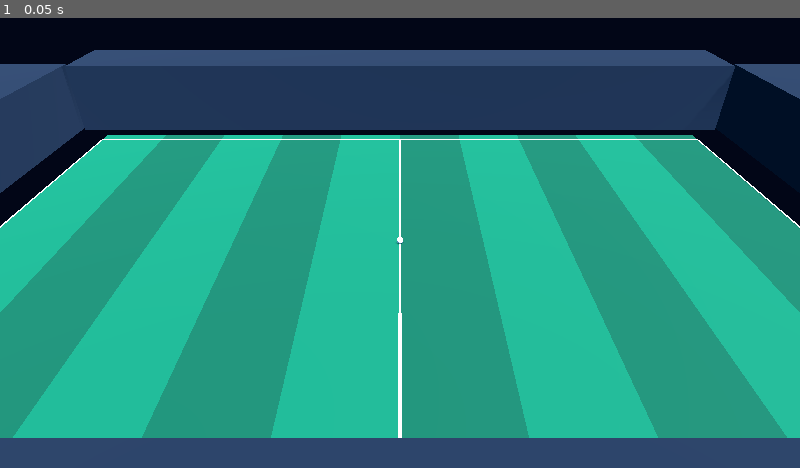
Above: before the commit, frame 1.
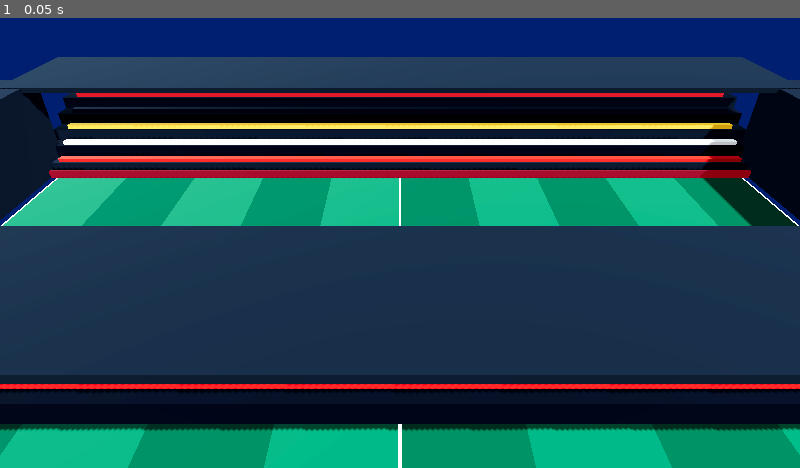
Above: after the commit, the same moment.

Repository: Untoldchorus/ultimate-football-manager
Game: Godot game, scene res://scenes/MatchStadium3D.tscn
Two runs of this game, one before a commit and one after it. Both use one fixed random seed, a clock stepped at 60 frames per second and the inputs below.
Inputs:
- Up to frame 1 (0.05 s): no input

The runs differ from the first frame. In frame 1, 86% of the frame differs, in the area x 0-100%, y 0-100%.

Commit message:
Upgrade 3D stadium stands, regulation multi-panel football, and male athletic footballer unveiling cutscene

Diff:
--- a/godot/scripts/MatchStadium3D.gd
+++ b/godot/scripts/MatchStadium3D.gd
@@ -29,21 +29,33 @@
 func _build_environment() -> void:
 	var env := Environment.new()
 	env.background_mode = Environment.BG_COLOR
-	env.background_color = Color("#020617")
+	env.background_color = Color("#070b19")
 	env.ambient_light_source = Environment.AMBIENT_SOURCE_COLOR
-	env.ambient_light_color = Color("#38bdf8")
-	env.ambient_light_energy = 0.45
+	env.ambient_light_color = Color("#e2e8f0")
+	env.ambient_light_energy = 0.25
+	env.tonemap_mode = Environment.TONE_MAPPER_ACES
+	env.glow_enabled = true
+	env.glow_intensity = 0.15
 
 	var world_env := WorldEnvironment.new()
+	world_env.name = "WorldEnvironment"
 	world_env.environment = env
 	add_child(world_env)
 
 	var sun := DirectionalLight3D.new()
-	sun.position = Vector3(35.0, 65.0, 30.0)
+	sun.position = Vector3(25.0, 45.0, 35.0)
 	sun.look_at_from_position(sun.position, Vector3.ZERO, Vector3.UP)
-	sun.light_energy = 1.35
+	sun.light_color = Color("#fffbeb")
+	sun.light_energy = 0.55
 	sun.shadow_enabled = true
 	add_child(sun)
+
+	var rim := DirectionalLight3D.new()
+	rim.position = Vector3(-30.0, 28.0, -35.0)
+	rim.look_at_from_position(rim.position, Vector3.ZERO, Vector3.UP)
+	rim.light_color = Color("#bae6fd")
+	rim.light_energy = 0.25
+	add_child(rim)
 
 func _build_stadium_and_pitch() -> void:
 	_pitch_root = Node3D.new()
@@ -74,11 +86,11 @@
 	_build_goal(-50.0)
 	_build_goal(50.0)
 
-	# Stadium Stands
-	_build_stand(Vector3(0, 5.5, -42), Vector3(110, 11, 11))
-	_build_stand(Vector3(0, 5.5, 42), Vector3(110, 11, 11))
-	_build_stand(Vector3(-61, 5.5, 0), Vector3(11, 11, 76))
-	_build_stand(Vector3(61, 5.5, 0), Vector3(11, 11, 76))
+	# Stadium Stands (brought closer to touchlines & tiered with crowd + roof + LED boards)
+	_build_tiered_stand(Vector3(0, 0, -20.0), 104.0, false)
+	_build_tiered_stand(Vector3(0, 0, 20.0), 104.0, true)
+	_build_stand(Vector3(-56, 6.5, 0), Vector3(10, 13, 44))
+	_build_stand(Vector3(56, 6.5, 0), Vector3(10, 13, 44))
 
 	_players_root = Node3D.new()
 	_players_root.name = "PlayersRoot"
@@ -109,6 +121,74 @@
 	goal.position = Vector3(x_pos + dir * 1.15, 1.45, 0.0)
 	_pitch_root.add_child(goal)
 
+func _build_tiered_stand(base_pos: Vector3, length: float, flip_z: bool) -> void:
+	var z_dir := 1.0 if flip_z else -1.0
+	# 1. Pitchside LED Advertising Board
+	var ad_board := MeshInstance3D.new()
+	var ad_box := BoxMesh.new()
+	ad_box.size = Vector3(length, 1.05, 0.35)
+	ad_board.mesh = ad_box
+	var ad_mat := StandardMaterial3D.new()
+	ad_mat.albedo_color = Color("#0f172a")
+	ad_mat.emission_enabled = true
+	ad_mat.emission = Color("#dc2626")
+	ad_mat.emission_energy_multiplier = 0.55
+	ad_board.material_override = ad_mat
+	ad_board.position = base_pos + Vector3(0, 0.52, -z_dir * 2.2)
+	_pitch_root.add_child(ad_board)
+
+	# 2. 6 Stepped Seating Tiers + Crowd Rows
+	var crowd_colors := [Color("#dc2626"), Color("#f8fafc"), Color("#fbbf24"), Color("#1e293b"), Color("#ef4444")]
+	for t in range(6):
+		var tier := MeshInstance3D.new()
+		var t_box := BoxMesh.new()
+		t_box.size = Vector3(length, 1.8, 2.6)
+		tier.mesh = t_box
+		var t_mat := StandardMaterial3D.new()
+		t_mat.albedo_color = Color("#1e293b") if t % 2 == 0 else Color("#0f172a")
+		tier.material_override = t_mat
+		var tz := base_pos.z + z_dir * (float(t) * 2.4)
+		var ty := 0.9 + float(t) * 1.65
+		tier.position = Vector3(base_pos.x, ty, tz)
+		_pitch_root.add_child(tier)
+
+		# Crowd band on top of tier
+		var crowd := MeshInstance3D.new()
+		var c_box := BoxMesh.new()
+		c_box.size = Vector3(length * 0.96, 0.65, 1.1)
+		crowd.mesh = c_box
+		var c_mat := StandardMaterial3D.new()
+		c_mat.albedo_color = crowd_colors[t % crowd_colors.size()]
+		c_mat.roughness = 0.7
+		crowd.material_override = c_mat
+		crowd.position = Vector3(base_pos.x, ty + 1.15, tz - z_dir * 0.4)
+		_pitch_root.add_child(crowd)
+
+	# 3. Stadium Roof Canopy + Floodlight Strip
+	var roof := MeshInstance3D.new()
+	var r_box := BoxMesh.new()
+	r_box.size = Vector3(length + 4.0, 0.7, 16.0)
+	roof.mesh = r_box
+	var r_mat := StandardMaterial3D.new()
+	r_mat.albedo_color = Color("#334155")
+	r_mat.metallic = 0.6
+	roof.material_override = r_mat
+	roof.position = Vector3(base_pos.x, 12.8, base_pos.z + z_dir * 6.0)
+	_pitch_root.add_child(roof)
+
+	var light_strip := MeshInstance3D.new()
+	var l_box := BoxMesh.new()
+	l_box.size = Vector3(length * 0.85, 0.25, 0.6)
+	light_strip.mesh = l_box
+	var l_mat := StandardMaterial3D.new()
+	l_mat.albedo_color = Color.WHITE
+	l_mat.emission_enabled = true
+	l_mat.emission = Color("#fef08a")
+	l_mat.emission_energy_multiplier = 2.5
+	light_strip.material_override = l_mat
+	light_strip.position = Vector3(base_pos.x, 12.35, base_pos.z - z_dir * 1.2)
+	_pitch_root.add_child(light_strip)
+
 func _build_stand(pos: Vector3, sz: Vector3) -> void:
 	var stand := MeshInstance3D.new()
 	var box := BoxMesh.new()
@@ -123,17 +203,31 @@
 func _build_ball() -> void:
 	_ball_mesh = MeshInstance3D.new()
 	var sphere := SphereMesh.new()
-	sphere.radius = 0.42
-	sphere.height = 0.84
+	sphere.radius = 0.115
+	sphere.height = 0.23
 	_ball_mesh.mesh = sphere
 	var mat := StandardMaterial3D.new()
-	mat.albedo_color = Color.WHITE
-	mat.emission_enabled = true
-	mat.emission = Color("#fbbf24")
-	mat.emission_energy_multiplier = 0.25
+	mat.albedo_color = Color("#f8fafc")
+	mat.roughness = 0.3
+	mat.metallic = 0.1
 	_ball_mesh.material_override = mat
-	_ball_mesh.position = Vector3(0.0, 0.42, 0.0)
+	_ball_mesh.position = Vector3(0.42, 0.115, 0.48)
 	add_child(_ball_mesh)
+
+	# Add pro match-ball contrasting panel rings (black & crimson/gold)
+	for rot_vec in [Vector3(0, 0, 0), Vector3(60, 45, 0), Vector3(-60, -45, 30)]:
+		var ring := MeshInstance3D.new()
+		var torus := CylinderMesh.new()
+		torus.top_radius = 0.118
+		torus.bottom_radius = 0.118
+		torus.height = 0.035
+		ring.mesh = torus
+		var r_mat := StandardMaterial3D.new()
+		r_mat.albedo_color = Color("#0f172a") if rot_vec.x == 0 else Color("#dc2626")
+		r_mat.roughness = 0.35
+		ring.material_override = r_mat
+		ring.rotation_degrees = rot_vec
+		_ball_mesh.add_child(ring)
 
 func _build_camera() -> void:
 	_camera = Camera3D.new()
--- a/godot/scripts/cinematic/CinematicCharacter.gd
+++ b/godot/scripts/cinematic/CinematicCharacter.gd
@@ -11,10 +11,10 @@
 		push_warning("CinematicCharacter: GLB not found at " + glb_path)
 		return
 
-	# Load runtime GLTF directly to bypass Godot import cache requirements
+	# Load runtime GLTF directly via globalize_path to bypass Godot import cache requirements
 	var gltf := GLTFDocument.new()
 	var state := GLTFState.new()
-	var err := gltf.append_from_file(glb_path, state)
+	var err := gltf.append_from_file(global_path, state)
 	if err == OK:
 		model_node = gltf.generate_scene(state)
 	else:
@@ -33,17 +33,25 @@
 	anim_player = model_node.find_child("AnimationPlayer", true, false) as AnimationPlayer
 	_apply_kit_tint(primary_color, secondary_color)
 
-func _apply_kit_tint(primary: Color, _secondary: Color) -> void:
+func _apply_kit_tint(primary: Color, secondary: Color) -> void:
 	if model_node == null:
 		return
 	for mesh in model_node.find_children("*", "MeshInstance3D", true, false):
 		var mi := mesh as MeshInstance3D
-		if mi != null and mi.get_surface_override_material_count() > 0:
-			var mat := mi.get_active_material(0)
-			if mat is StandardMaterial3D:
-				var dup := mat.duplicate() as StandardMaterial3D
-				dup.albedo_color = dup.albedo_color.lerp(primary, 0.35)
-				mi.set_surface_override_material(0, dup)
+		if mi != null and mi.mesh != null:
+			var surf_count := mi.mesh.get_surface_count()
+			for s in range(surf_count):
+				var mat := mi.get_active_material(s)
+				if mat is StandardMaterial3D:
+					var mname := mat.resource_name
+					if mname in ["KitShirtMat", "SocksMat"]:
+						var dup := mat.duplicate() as StandardMaterial3D
+						dup.albedo_color = primary
+						mi.set_surface_override_material(s, dup)
+					elif mname == "KitSleeveMat":
+						var dup2 := mat.duplicate() as StandardMaterial3D
+						dup2.albedo_color = secondary
+						mi.set_surface_override_material(s, dup2)
 
 func play_anim(candidates: Array, blend: float = 0.25) -> void:
 	if anim_player == null:
--- a/godot/scripts/cinematic/CinematicRig.gd
+++ b/godot/scripts/cinematic/CinematicRig.gd
@@ -38,7 +38,7 @@
 		add_child(stadium)
 		world_env = stadium.find_child("WorldEnvironment", true, false) as WorldEnvironment
 
-	var primary := Color.from_string(str(p.get("primaryColor", "#10b981")), Color("#10b981"))
+	var primary := Color.from_string(str(p.get("primaryColor", "#dc2626")), Color("#dc2626"))
 	var secondary := Color.from_string(str(p.get("secondaryColor", "#ffffff")), Color("#ffffff"))
 
 	_cam = Camera3D.new()
@@ -61,6 +61,40 @@
 		_flash_light.position = Vector3(1.8, 1.9, 2.8)
 		add_child(_flash_light)
 
+		# Build 3D Pitchside Presentation Carpet & Club Unveiling Backdrop Arch
+		var carpet := MeshInstance3D.new()
+		var c_box := BoxMesh.new()
+		c_box.size = Vector3(4.6, 0.04, 5.2)
+		carpet.mesh = c_box
+		var c_mat := StandardMaterial3D.new()
+		c_mat.albedo_color = Color("#0f172a")
+		carpet.material_override = c_mat
+		carpet.position = Vector3(0.0, 0.02, -1.2)
+		add_child(carpet)
+
+		var backdrop := MeshInstance3D.new()
+		var b_box := BoxMesh.new()
+		b_box.size = Vector3(4.2, 2.3, 0.18)
+		backdrop.mesh = b_box
+		var b_mat := StandardMaterial3D.new()
+		b_mat.albedo_color = primary.darkened(0.25)
+		b_mat.roughness = 0.35
+		backdrop.material_override = b_mat
+		backdrop.position = Vector3(0.0, 1.15, -3.8)
+		add_child(backdrop)
+
+		var gold_trim := MeshInstance3D.new()
+		var g_box := BoxMesh.new()
+		g_box.size = Vector3(4.3, 0.12, 0.22)
+		gold_trim.mesh = g_box
+		var g_mat := StandardMaterial3D.new()
+		g_mat.albedo_color = Color("#fbbf24")
+		g_mat.metallic = 0.8
+		g_mat.roughness = 0.2
+		gold_trim.material_override = g_mat
+		gold_trim.position = Vector3(0.0, 2.32, -3.8)
+		add_child(gold_trim)
+
 	var CharClass = load("res://scripts/cinematic/CinematicCharacter.gd")
 	var hero = CharClass.new()
 	add_child(hero)
@@ -71,7 +105,7 @@
 		glb = "res://assets/characters/player.glb" if is_player_hero else "res://assets/characters/manager.glb"
 
 	hero.setup(glb, primary, secondary, 1.05)
-	hero.position = Vector3(0.0, 0.0, -3.0) if cutscene_id == "player_signing" else Vector3(0.0, 0.0, 0.0)
+	hero.position = Vector3(0.0, 0.0, -2.2) if cutscene_id in ["player_signing", "manager_intro"] else Vector3(0.0, 0.0, 0.0)
 	_actors.append(hero)
 
 	var dur := float(p.get("duration", default_duration))
@@ -130,7 +164,7 @@
 	if _enable_flashes and _flash_light != null and is_running and not is_paused:
 		_flash_timer -= delta
 		if _flash_timer <= 0.0:
-			_flash_light.light_energy = randf_range(4.0, 9.0) if randf() > 0.45 else 0.0
+			_flash_light.light_energy = randf_range(0.18, 0.45) if randf() > 0.45 else 0.0
 			_flash_timer = randf_range(0.08, 0.22)
 		else:
-			_flash_light.light_energy = max(0.0, _flash_light.light_energy - delta * 35.0)
+			_flash_light.light_energy = max(0.0, _flash_light.light_energy - delta * 6.0)
Binary file changed: godot/assets/characters/footballer_unveiling.glb
Not shown, changed: public/cutscenes/manager_intro/generic.mp4
Not shown, changed: public/cutscenes/manager_intro/generic.webm
Not shown, changed: public/cutscenes/player_signing/generic.mp4
Not shown, changed: public/cutscenes/player_signing/generic.webm
